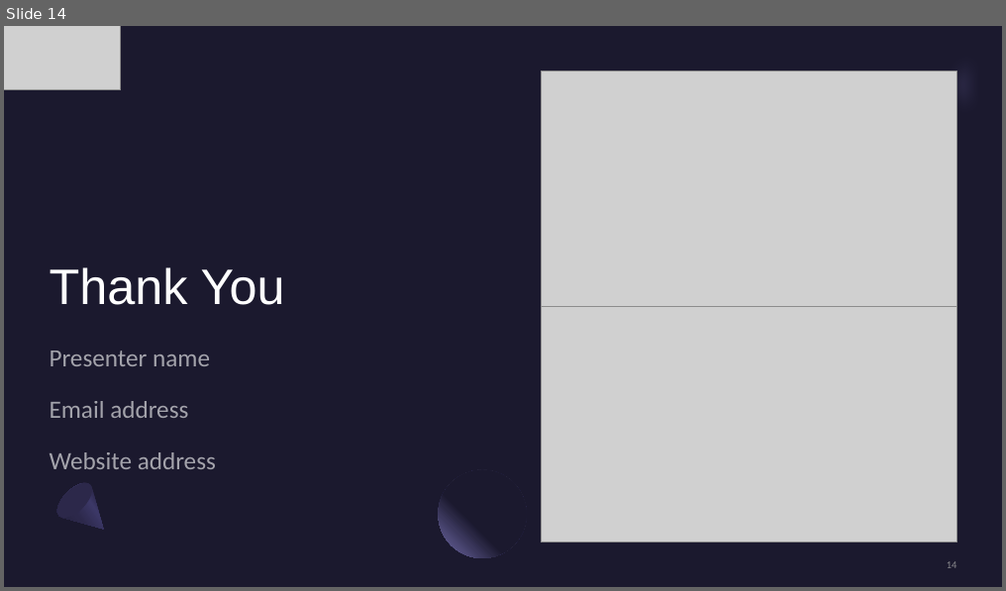
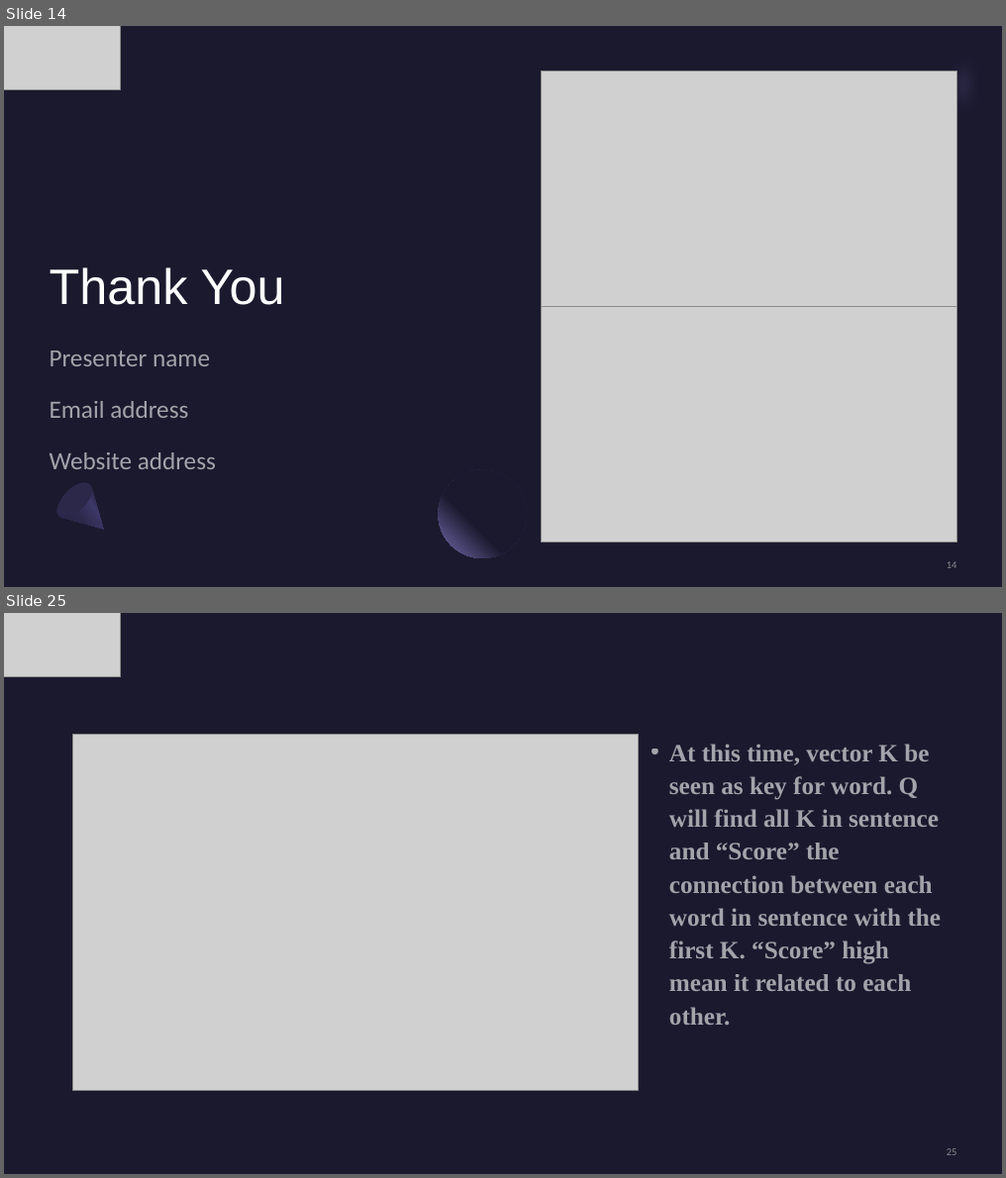
Before and after one commit to kiranes8c/CNTT2, a slide deck: DOC/Tuan 1 - Tìm hiểu machine translation.pptx. Shown one above the other, each under a label of ours: slide 14 before the commit, slides 14 and 25 after it; the slides between them are not shown. The pictures are 1006x591 and 1006x1178 pixels, drawn with LibreOffice and Linux fonts; fonts in the diff are those of the drawing; grey boxes stand for pictures. Boxes give left, top, right and bottom in pixels: in the first picture for what was removed or moved away, otherwise in the second. Text is boxed around its words. In the diff, an @@ line names an element or a change of style, - is before the commit and + after.

```diff
--- a/DOC/Tuan 1 - Tìm hiểu machine translation.pptx
+++ b/DOC/Tuan 1 - Tìm hiểu machine translation.pptx
@@ slide 25 added at <box>4,613,1002,1174</box>, background #1B192E @@
@@ picture added at <box>4,613,120,677</box> @@
@@ picture added at <box>73,734,639,1090</box> @@
@@ text added at <box>669,744,942,1025</box>, 24 pt, text #FFFFFF at 60% opacity, bold @@
+• At this time, vector K be seen as key for word. Q will find all K in sentence and “Score” the connection between each word in sentence with the first K. “Score” high mean it related to each other.
@@ page number added at <box>946,1149,957,1156</box>, 10 pt, text #A6A6A6 at 80% opacity @@
+25
```
Also in this commit, not shown: 16 other slides added, 1 other file.
